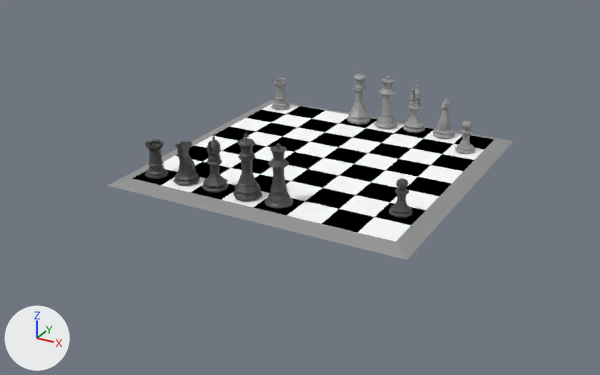
Two versions of the Blender file chess/models/source/chess set.blend, one commit apart.
Rendered twice from a 50 mm camera at (5.27, -10.32, 4.65) aimed at (-0.15, -0.46, -0.27). The axes (+X, +Y, +Z) are drawn at lower left. The lights are the same throughout. The older version comes first.

In view in the first picture: 'bishop_black', 'bishop_white', 'board', 'king_black', 'king_white', 'knight_black', 'knight_white', 'pawn_black', 'pawn_white', 'queen_black', 'queen_white', 'rook_black', 'rook_white'.
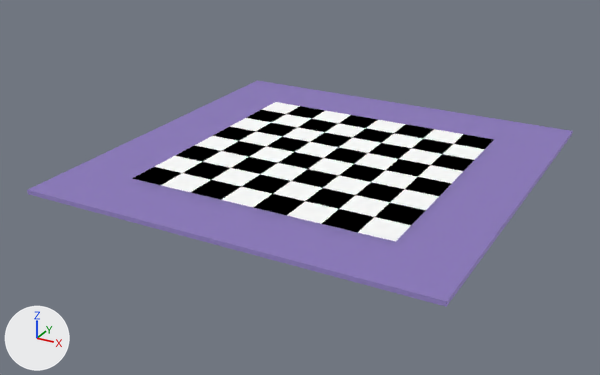
Commit message: change chess board model

The change, as a list of edits to the scene's bpy script:
```text
Change mat_material_003:
    mat_material_003: diffuse_material('Material.003') -> principled_material('Material.003')
    mat_material_003.base_color: (0.311, 0.311, 0.311) -> (0.392, 0.257, 0.8)  # grey #979797 -> purple #a88be7
    mat_material_003.metallic: 0.0 -> 0.155
    mat_material_003.alpha: 1.0 -> 0.475
Change mat_figurewhite:
    mat_figurewhite.base_color: (0.325, 0.325, 0.325) -> (0.47, 0.47, 0.47)  # grey #9a9a9a -> grey #b6b6b6
Change me_plane_003:
    used by ob_board; location = (0.0, 0.0, 0.0)
    remove me_plane_003.from_pydata(...)  # 85 vertices, 69 faces; spans x -2.25..2.25, y -2.25..2.25, z 0.0..0.07
    add me_plane_003.from_pydata(...)  # 173 vertices, 149 faces; spans x -3.0..3.0, y -3.0..3.0, z 0.0..0.07
    me_plane_003 part 1
    4 vertices are removed from x -2.25..2.25, y -2.25..2.25, z 0.0
    5 faces are deleted
    5 vertices are added at (-3.0, -3.0, 0.0), (-3.0, 3.0, 0.0), (3.0, -3.0, 0.0), (3.0, 3.0, 0.0), (-1.5, -3.0, 0.07)
    9 new vertices lie (0.5, 0.0, 0.0) away from vertices in x 2.0, y -2.0..2.0, z 0.07
    10 new vertices lie (0.0, -0.5, 0.0) away from vertices in x -2.0..2.5, y -2.0, z 0.07
    10 new vertices lie (0.5, 0.0, 0.0) away from vertices in x 2.5, y -2.5..2.0, z 0.07
    11 new vertices lie (0.0, 0.5, 0.0) away from vertices in x -2.0..3.0, y 2.0, z 0.07
    11 new vertices lie (-0.5, 0.0, 0.0) away from vertices in x -2.0, y -2.5..2.5, z 0.07
    12 new vertices lie (0.0, 0.5, 0.0) away from vertices in x -2.5..3.0, y 2.5, z 0.07
    12 new vertices lie (-0.5, 0.0, 0.0) away from vertices in x -2.5, y -2.5..3.0, z 0.07
    12 new vertices lie (0.0, -0.5, 0.0) away from vertices in x -3.0..3.0, y -2.5, z 0.07
    85 new faces join them, mat_material_003 (purple #a88be7)
Change ob_pawn_black:
    add ob_pawn_black.hide_set(True)
Change ob_queen_black:
    add ob_queen_black.hide_set(True)
Change ob_king_black:
    add ob_king_black.hide_set(True)
Change ob_bishop_black:
    add ob_bishop_black.hide_set(True)
Change ob_knight_black:
    add ob_knight_black.hide_set(True)
Change ob_rook_black:
    add ob_rook_black.hide_set(True)
Change ob_rook_white:
    add ob_rook_white.hide_set(True)
Change ob_knight_white:
    add ob_knight_white.hide_set(True)
Change ob_bishop_white:
    add ob_bishop_white.hide_set(True)
Change ob_king_white:
    add ob_king_white.hide_set(True)
Change ob_queen_white:
    add ob_queen_white.hide_set(True)
Change ob_pawn_white:
    add ob_pawn_white.hide_set(True)
```

Location of each change, [x1, y1, x2, y2] in pixels of the pictures (600 x 375 px):
'board', recoloured, reshaped (34% wider, 42% taller)
    before: [107, 100, 514, 260]
    after: [27, 80, 573, 307]
'king_black', hidden
    before: [233, 133, 262, 202]
'queen_black', hidden
    before: [264, 143, 293, 209]
'bishop_black', hidden
    before: [202, 136, 229, 193]
'knight_black', hidden
    before: [173, 141, 200, 186]
'king_white', hidden
    before: [347, 69, 370, 125]
'queen_white', hidden
    before: [374, 76, 397, 128]
'rook_black', hidden
    before: [145, 139, 169, 179]
'bishop_white', hidden
    before: [403, 85, 425, 133]
'pawn_black', hidden
    before: [389, 178, 412, 218]
'knight_white', hidden
    before: [433, 98, 455, 139]
'rook_white', hidden
    before: [271, 78, 290, 110]
'pawn_white', hidden
    before: [455, 121, 475, 154]
